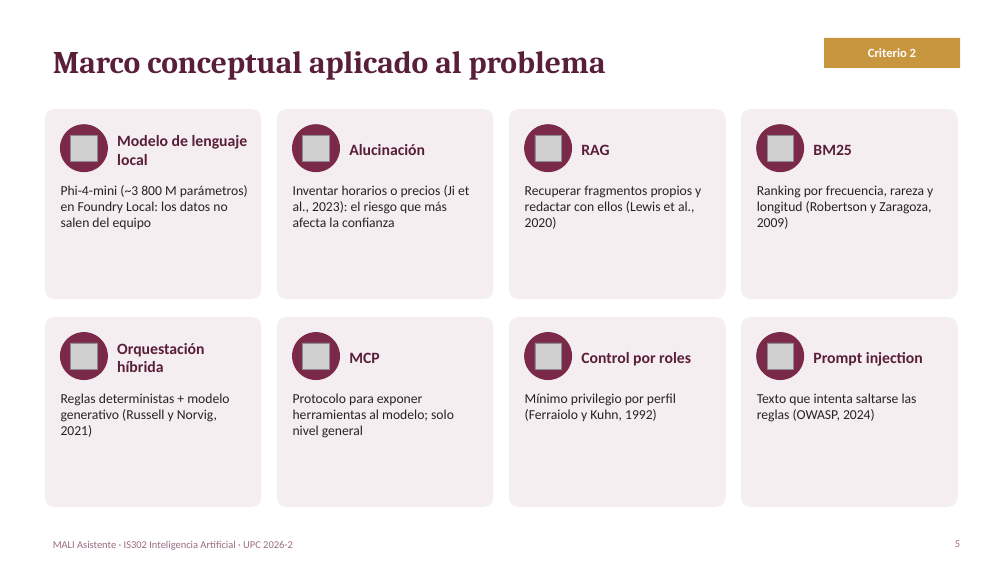
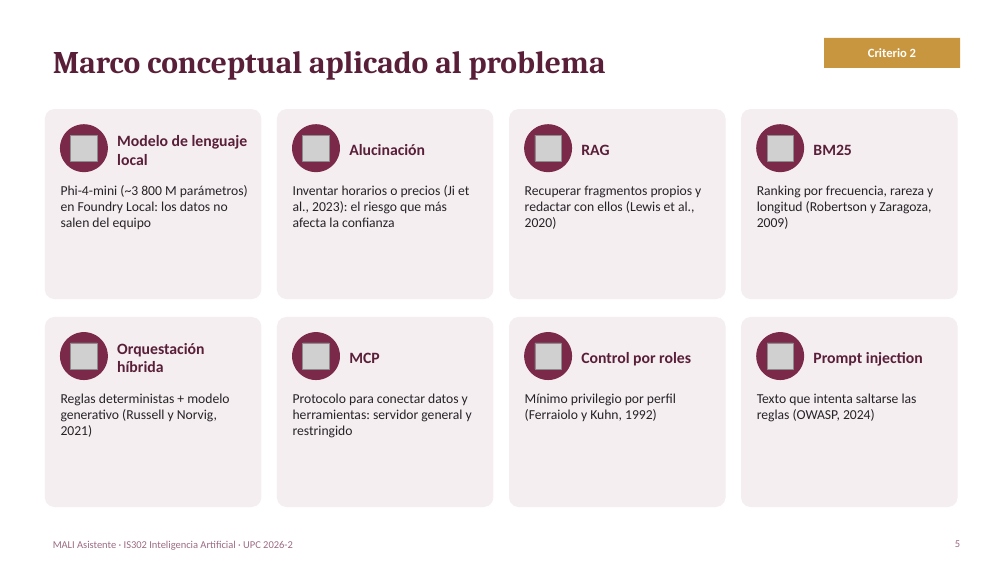
Before and after one commit to mych21/IS302-Inteligencia-Artificial, a slide deck: slide 5 of _entregas/MALI_Asistente_Presentacion.pptx. Drawn at 1008x567 pixels with LibreOffice and Linux fonts; fonts in the diff are those of the drawing; grey boxes stand for pictures. Boxes give left, top, right and bottom in pixels: in the first picture for what was removed or moved away, otherwise in the second. Text is boxed around its words. In the diff, an @@ line names an element or a change of style, - is before the commit and + after.

Commit message:
Informe y presentación actualizados con la arquitectura de servidores MCP

```diff
--- a/_entregas/MALI_Asistente_Presentacion.pptx
+++ b/_entregas/MALI_Asistente_Presentacion.pptx
@@ text at <box>293,393,472,438</box>: text changed @@
-Protocolo para exponer herramientas al modelo; solo nivel general
+Protocolo para conectar datos y herramientas: servidor general y restringido
```
Also in this commit, not shown: 2 other slides changed, 1 other file.
